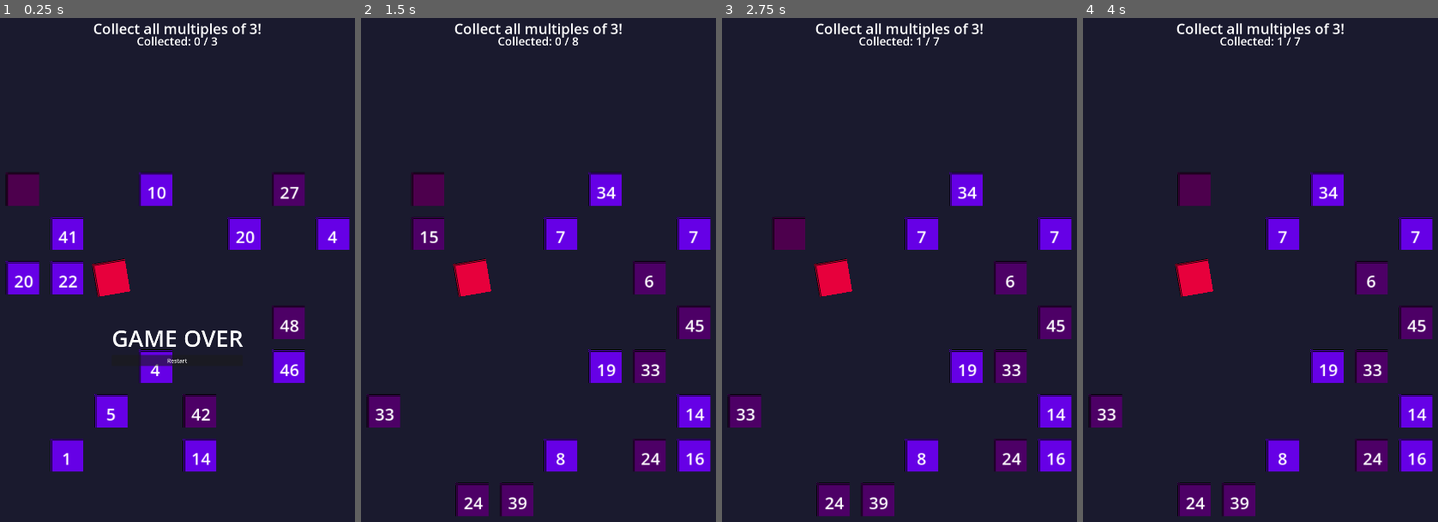
Above: before the commit, frames 1-4 (left to right).
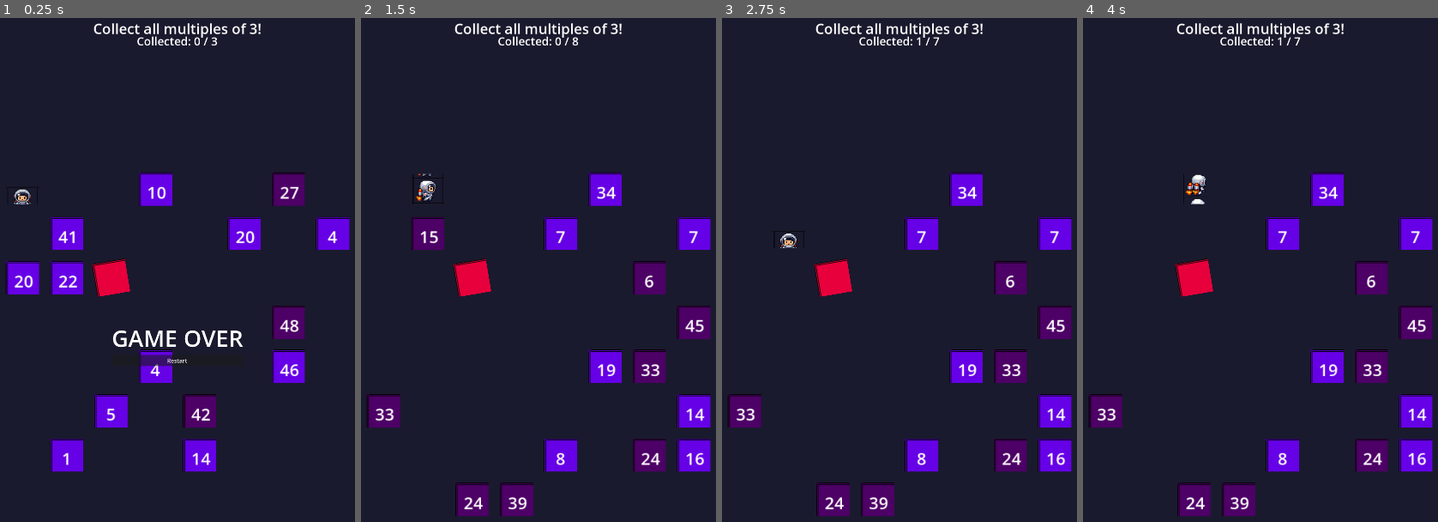
Above: after the commit, the same moments.

Repository: dcchuck/numbernauts
Game: Godot game, scene res://scenes/Main.tscn
Same seed, same stepped clock (60 frames per second), same inputs: the game is played once before the commit and once after it.
Inputs:
- Up to frame 1 (0.25 s): no input
- Up to frame 2 (1.5 s): click "Restart" at 0.5 s; hold Right (ui_right) from 1.28 s (still down)
- Up to frame 3 (2.75 s): release Right (ui_right) at 2.03 s; hold Down (ui_down) from 2.03 s (still down)
- Up to frame 4 (4 s): release Down (ui_down) at 2.78 s; hold Right (ui_right) 2.78-3.53 s; hold Up (ui_up) from 3.53 s (still down)

The runs differ from the first frame. In frame 1, 0.6% of the frame differs, in the area x 1-12%, y 30-38%; in frame 2, 0.6%; in frame 3, 0.6%; in frame 4, 0.6%, in the area x 26-36%, y 30-38%.

Commit message:
initial sprite work

Diff:
--- a/project/scenes/Player.tscn
+++ b/project/scenes/Player.tscn
@@ -1,14 +1,120 @@
-[gd_scene load_steps=3 format=3 uid="uid://cw5jy8n2x4m3p"]
+[gd_scene load_steps=17 format=3 uid="uid://cw5jy8n2x4m3p"]
 
 [ext_resource type="Script" path="res://scripts/player.gd" id="1_player"]
+[ext_resource type="Texture2D" uid="uid://unique_sprite_id" path="res://assets/sprites/player_astronaut_spritesheet.png" id="2_sprite"]
 
-[sub_resource type="PlaceholderTexture2D" id="PlaceholderTexture2D_1"]
-size = Vector2(48, 48)
+[sub_resource type="AtlasTexture" id="AtlasTexture_down_0"]
+atlas = ExtResource("2_sprite")
+region = Rect2(0, 0, 341, 307)
+
+[sub_resource type="AtlasTexture" id="AtlasTexture_down_1"]
+atlas = ExtResource("2_sprite")
+region = Rect2(341, 0, 341, 307)
+
+[sub_resource type="AtlasTexture" id="AtlasTexture_down_2"]
+atlas = ExtResource("2_sprite")
+region = Rect2(682, 0, 342, 307)
+
+[sub_resource type="AtlasTexture" id="AtlasTexture_left_0"]
+atlas = ExtResource("2_sprite")
+region = Rect2(0, 307, 341, 307)
+
+[sub_resource type="AtlasTexture" id="AtlasTexture_left_1"]
+atlas = ExtResource("2_sprite")
+region = Rect2(341, 307, 341, 307)
+
+[sub_resource type="AtlasTexture" id="AtlasTexture_left_2"]
+atlas = ExtResource("2_sprite")
+region = Rect2(682, 307, 342, 307)
+
+[sub_resource type="AtlasTexture" id="AtlasTexture_right_0"]
+atlas = ExtResource("2_sprite")
+region = Rect2(0, 614, 341, 307)
+
+[sub_resource type="AtlasTexture" id="AtlasTexture_right_1"]
+atlas = ExtResource("2_sprite")
+region = Rect2(341, 614, 341, 307)
+
+[sub_resource type="AtlasTexture" id="AtlasTexture_right_2"]
+atlas = ExtResource("2_sprite")
+region = Rect2(682, 614, 342, 307)
+
+[sub_resource type="AtlasTexture" id="AtlasTexture_up_0"]
+atlas = ExtResource("2_sprite")
+region = Rect2(0, 921, 341, 307)
+
+[sub_resource type="AtlasTexture" id="AtlasTexture_up_1"]
+atlas = ExtResource("2_sprite")
+region = Rect2(341, 921, 341, 307)
+
+[sub_resource type="AtlasTexture" id="AtlasTexture_up_2"]
+atlas = ExtResource("2_sprite")
+region = Rect2(682, 921, 342, 307)
+
+[sub_resource type="SpriteFrames" id="SpriteFrames_1"]
+animations = [{
+"frames": [{
+"duration": 1.0,
+"texture": SubResource("AtlasTexture_down_0")
+}, {
+"duration": 1.0,
+"texture": SubResource("AtlasTexture_down_1")
+}, {
+"duration": 1.0,
+"texture": SubResource("AtlasTexture_down_2")
+}],
+"loop": true,
+"name": &"down",
+"speed": 7.0
+}, {
+"frames": [{
+"duration": 1.0,
+"texture": SubResource("AtlasTexture_left_0")
+}, {
+"duration": 1.0,
+"texture": SubResource("AtlasTexture_left_1")
+}, {
+"duration": 1.0,
+"texture": SubResource("AtlasTexture_left_2")
+}],
+"loop": true,
+"name": &"left",
+"speed": 7.0
+}, {
+"frames": [{
+"duration": 1.0,
+"texture": SubResource("AtlasTexture_right_0")
+}, {
+"duration": 1.0,
+"texture": SubResource("AtlasTexture_right_1")
+}, {
+"duration": 1.0,
+"texture": SubResource("AtlasTexture_right_2")
+}],
+"loop": true,
+"name": &"right",
+"speed": 7.0
+}, {
+"frames": [{
+"duration": 1.0,
+"texture": SubResource("AtlasTexture_up_0")
+}, {
+"duration": 1.0,
+"texture": SubResource("AtlasTexture_up_1")
+}, {
+"duration": 1.0,
+"texture": SubResource("AtlasTexture_up_2")
+}],
+"loop": true,
+"name": &"up",
+"speed": 7.0
+}]
 
 [node name="Player" type="Node2D"]
 script = ExtResource("1_player")
 
-[node name="Sprite2D" type="Sprite2D" parent="."]
-modulate = Color(0.3, 1, 0.3, 1)
-texture = SubResource("PlaceholderTexture2D_1")
+[node name="AnimatedSprite2D" type="AnimatedSprite2D" parent="."]
+scale = Vector2(0.141, 0.141)
+sprite_frames = SubResource("SpriteFrames_1")
+animation = &"down"
 centered = true
--- a/project/scripts/player.gd
+++ b/project/scripts/player.gd
@@ -33,6 +33,9 @@
 	if main_node:
 		position = main_node.grid_to_world(grid_position)
 
+	# Start playing default animation
+	$AnimatedSprite2D.play("down")
+
 func initialize(start_pos: Vector2i, main_ref: Node2D) -> void:
 	"""Set starting position and main reference"""
 	grid_position = start_pos
@@ -40,6 +43,17 @@
 	if main_node:
 		position = main_node.grid_to_world(grid_position)
 		scale = Vector2(main_node.SPRITE_SCALE, main_node.SPRITE_SCALE)
+
+func update_animation(direction: Vector2i) -> void:
+	"""Update animation based on movement direction"""
+	if direction.y > 0:
+		$AnimatedSprite2D.play("down")
+	elif direction.y < 0:
+		$AnimatedSprite2D.play("up")
+	elif direction.x < 0:
+		$AnimatedSprite2D.play("left")
+	elif direction.x > 0:
+		$AnimatedSprite2D.play("right")
 
 func _input(event: InputEvent) -> void:
 	if not can_move:
@@ -67,6 +81,9 @@
 
 	# Check bounds using main's validation
 	if main_node and main_node.is_valid_grid_position(new_position):
+		# Update animation based on movement direction
+		update_animation(direction)
+
 		grid_position = new_position
 		is_moving = true
 		can_move = false
Binary file added: project/assets/sprites/player_astronaut_spritesheet.png
